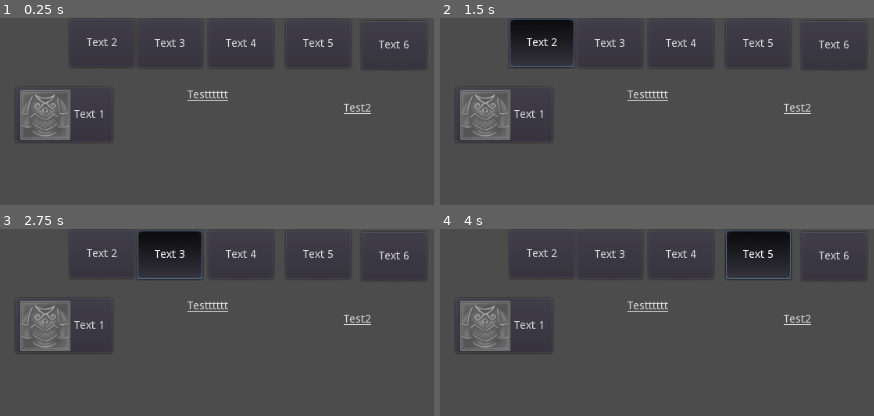
Above: before the commit, frames 1-4 (two rows, left to right).
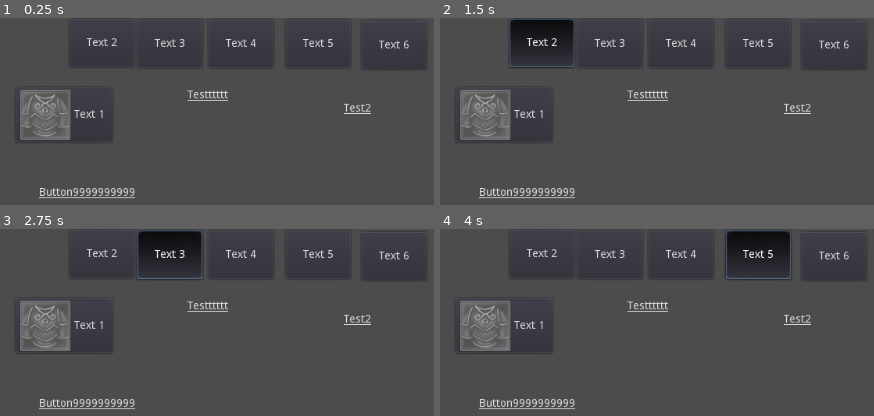
Above: after the commit, the same moments.

Repository: Aedan-S/Email-Simulator
Game: Godot game, scene res://Kevin/ButtonGroupTest.tscn
Two runs of this game, one before a commit and one after it. Both use one fixed random seed, a clock stepped at 60 frames per second and the inputs below. This scene is started directly instead of the project's main scene.
Inputs:
- Up to frame 1 (0.25 s): no input
- Up to frame 2 (1.5 s): click "Text 1" at 0.5 s; click "Text 2" at 1.25 s
- Up to frame 3 (2.75 s): click "Text 3" at 2 s
- Up to frame 4 (4 s): click "Text 4" at 2.75 s; click "Text 5" at 3.5 s

The runs differ from the first frame. In frame 1, 0.6% of the frame differs, in the area x 8-32%, y 90-97%; in frame 2, 0.6%; in frame 3, 0.6%; in frame 4, 0.6%.

Commit message:
Button99_ChangeLabelText

Diff:
--- a/Kevin/ButtonGroupTest.tscn
+++ b/Kevin/ButtonGroupTest.tscn
@@ -8,6 +8,7 @@
 [ext_resource path="res://Sprites/Head_EmptySlot.png" type="Texture" id=6]
 [ext_resource path="res://Kevin/Sprite2Toggle.gd" type="Script" id=7]
 [ext_resource path="res://Sprites/Legs_EmptySlot.png" type="Texture" id=8]
+[ext_resource path="res://Kevin/Label.gd" type="Script" id=10]
 
 [sub_resource type="ButtonGroup" id=1]
 
@@ -134,5 +135,23 @@
 texture = ExtResource( 8 )
 script = ExtResource( 7 )
 
+[node name="Label" type="Label" parent="Control"]
+margin_left = 328.0
+margin_top = 207.0
+margin_right = 612.0
+margin_bottom = 339.0
+script = ExtResource( 10 )
+__meta__ = {
+"_edit_use_anchors_": false
+}
+
+[node name="LinkButton3" type="LinkButton" parent="Control"]
+margin_left = 50.0
+margin_top = 217.0
+margin_right = 282.0
+margin_bottom = 344.0
+text = "Button9999999999"
+
 [connection signal="pressed" from="Control/LinkButton" to="Control/Sprite" method="_on_LinkButton_pressed"]
 [connection signal="pressed" from="Control/LinkButton2" to="Control/Sprite2" method="_on_LinkButton2_pressed"]
+[connection signal="pressed" from="Control/LinkButton3" to="Control/Label" method="_on_LinkButton3_pressed"]
--- /dev/null
+++ b/Kevin/Label.gd
@@ -0,0 +1,21 @@
+extends Label
+
+
+# Declare member variables here. Examples:
+# var a = 2
+# var b = "text"
+var score = 0
+
+# Called when the node enters the scene tree for the first time.
+func _ready():
+	self.visible = false
+
+# Called every frame. 'delta' is the elapsed time since the previous frame.
+#func _process(delta):
+#	pass
+
+
+func _on_LinkButton3_pressed():
+	self.visible = true
+	score += 1
+	text = str(score)
--- /dev/null
+++ b/Kevin/RichTextLabel.gd
@@ -0,0 +1,39 @@
+extends RichTextLabel
+
+
+# Declare member variables here. Examples:
+# var a = 2
+# var b = "text"
+	str score = 0
+
+
+
+
+
+# Called when the node enters the scene tree for the first time.
+func _ready():
+	self.visible = false
+
+
+
+
+
+
+
+	pass # Replace with function body.
+
+
+# Called every frame. 'delta' is the elapsed time since the previous frame.
+#func _process(delta):
+#	pass
+
+
+func _on_LinkButton3_pressed():
+	self.visible = true
+	score += 1
+	text = str(score)
+	#print(rng)
+	#my_label.text = rng
+	#$Label.text
+
+	pass # Replace with function body.
Not shown: 1 places in Kevin/ButtonGroupTest.tscn that only renumber resources
